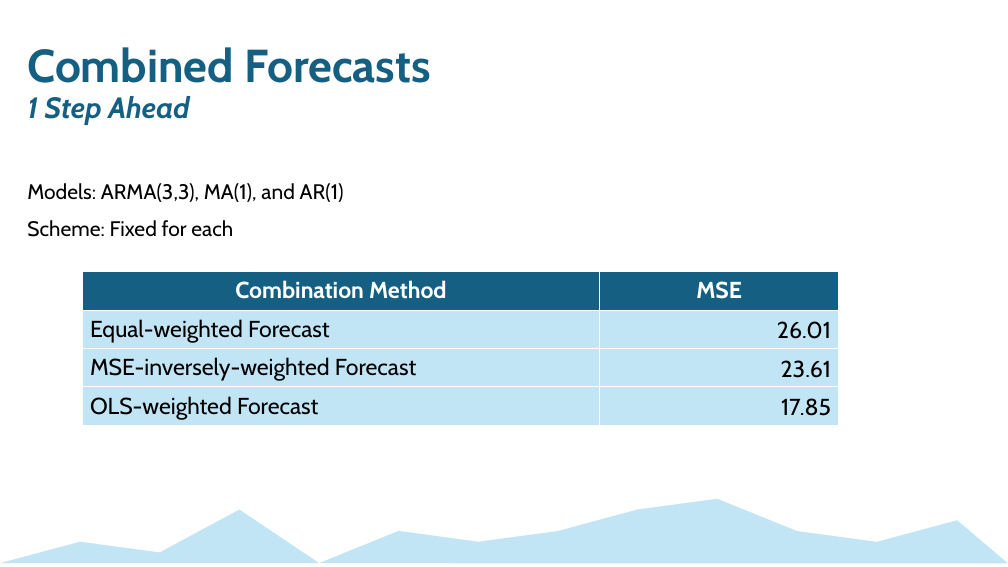
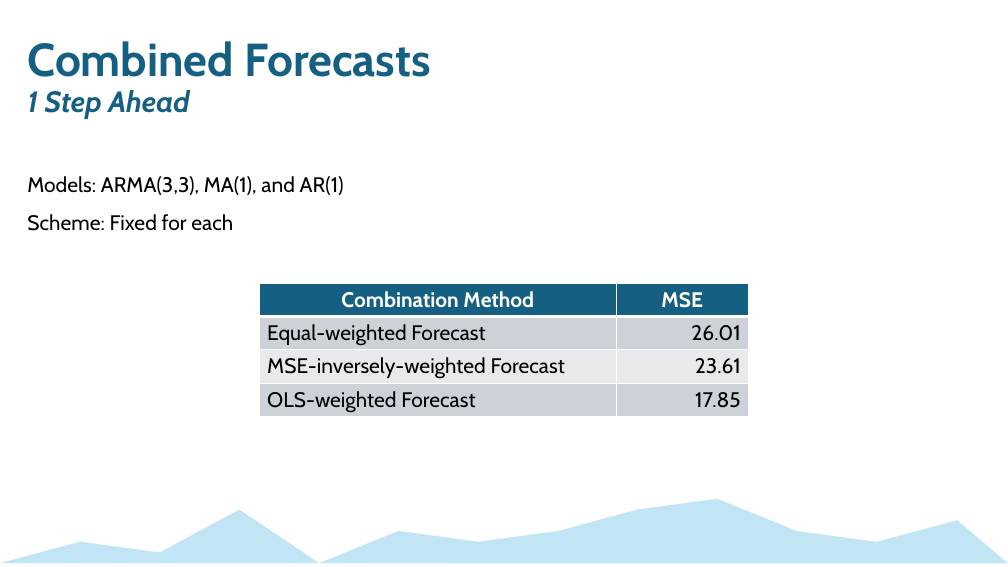
Before and after one commit to mckenzie-maidl/data5305-traffic-predictions, a slide deck: slide 16 of Presentations/Forecasting_ECON 5305_Final Presentation.pptx (slide 18 before the commit). Drawn at 1008x567 pixels with LibreOffice and Linux fonts; fonts in the diff are those of the drawing. Boxes give left, top, right and bottom in pixels: in the first picture for what was removed or moved away, otherwise in the second. Text is boxed around its words. In the diff, an @@ line names an element or a change of style, - is before the commit and + after.

```diff
--- a/Presentations/Forecasting_ECON 5305_Final Presentation.pptx
+++ b/Presentations/Forecasting_ECON 5305_Final Presentation.pptx
@@ text "Combined Forecasts": place and size @@
-text "Combined Forecasts" at [27,47,431,237]
+text "Combined Forecasts" at [27,41,431,231]
@@ table at [259,284,748,417] @@
@@ fill #C1E5F5 to #CCD2D8 in 4 cells @@
@@ fill #C1E5F5 to #E8EAED in row 3 @@
@@ size 22 to 20 pt @@
@@ borders changed @@
@@ table: place and size @@
-table at [82,271,839,426]
+table at [259,284,748,417]
```
Also in this commit, not shown: 12 other slides changed, 1 slide added, 3 slides removed, 1 other file.
